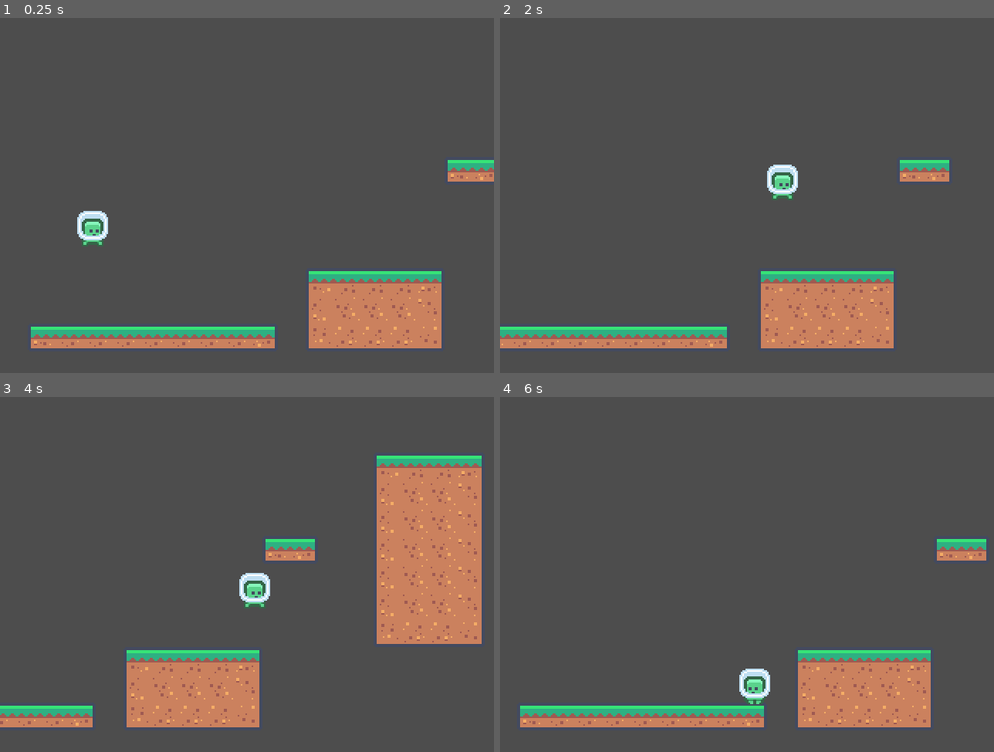
Above: before the commit, frames 1-4 (two rows, left to right).
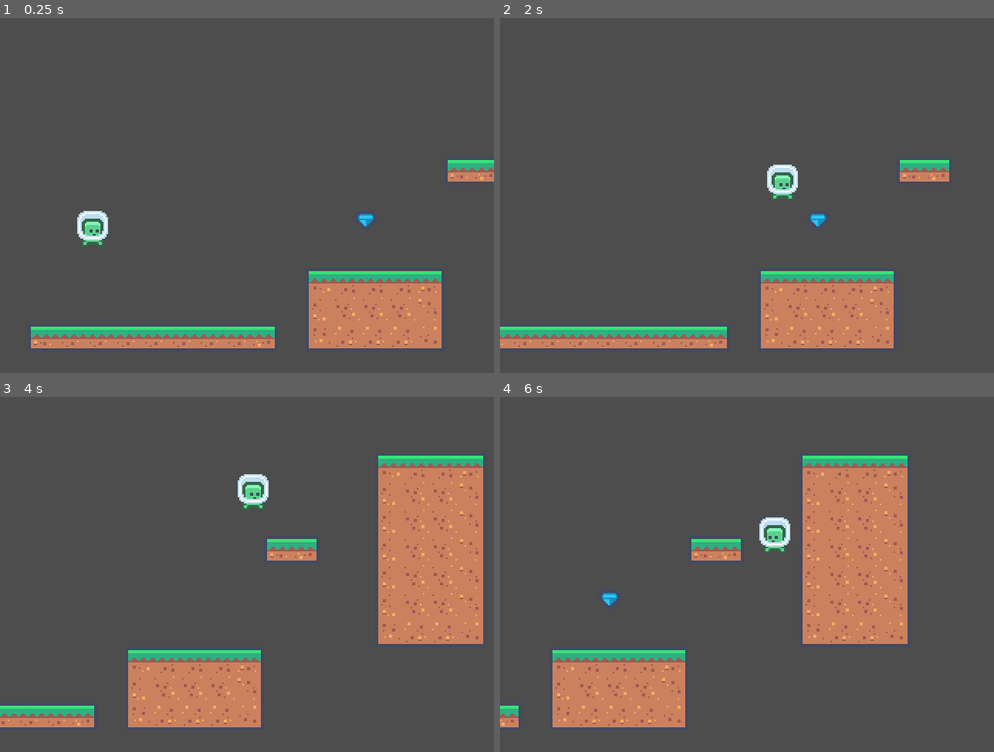
Above: after the commit, the same moments.

Repository: drusin/godot-example-jump-n-run
Game: Godot game, scene res://game_scene.tscn
Two runs of this game, one before a commit and one after it. Both use one fixed random seed, a clock stepped at 60 frames per second and the inputs below.
Inputs:
- Up to frame 1 (0.25 s): no input
- Up to frame 2 (2 s): hold D (g_right) from 0.53 s (still down); tap Space (g_jump) at 0.77, 1.52 s
- Up to frame 3 (4 s): release D (g_right) at 2.03 s; hold A (g_left) 2.03-2.78 s; hold D (g_right) from 2.78 s (still down); tap Space (g_jump) at 3.02, 3.77 s
- Up to frame 4 (6 s): release D (g_right) at 4.28 s; hold A (g_left) 4.28-5.03 s; tap Space (g_jump) at 4.52 s; hold D (g_right) 5.03-5.78 s; hold A (g_left) from 5.78 s (still down)

The runs differ from the first frame. In frame 1, less than 0.1% of the frame differs, in the area x 72-76%, y 55-59%; in frame 2, less than 0.1%; in frame 3, 3.2%; in frame 4, 26%, in the area x 0-99%, y 16-94%.

Commit message:
added double jump powerup; refactored state

Diff:
--- /dev/null
+++ b/jump-n-run/double_jump.tscn
@@ -0,0 +1,17 @@
+[gd_scene load_steps=4 format=3 uid="uid://cn3ldgbnyqkkd"]
+
+[ext_resource type="PackedScene" uid="uid://br315y1gaq24m" path="res://powerup.tscn" id="1_didg7"]
+[ext_resource type="Texture2D" uid="uid://d0rqq0yv0fvur" path="res://assets/tilemap.png" id="2_ka7ti"]
+
+[sub_resource type="CircleShape2D" id="CircleShape2D_g855m"]
+radius = 6.0
+
+[node name="DoubleJump" instance=ExtResource("1_didg7")]
+
+[node name="Sprite2D" type="Sprite2D" parent="." index="0"]
+texture = ExtResource("2_ka7ti")
+region_enabled = true
+region_rect = Rect2(133, 57, 18, 18)
+
+[node name="Collision" parent="." index="1"]
+shape = SubResource("CircleShape2D_g855m")
--- a/jump-n-run/game_scene.gd
+++ b/jump-n-run/game_scene.gd
@@ -4,7 +4,6 @@
 @onready var scene_camera = $SceneCamera
 
 
-# Called when the node enters the scene tree for the first time.
 func _ready() -> void:
 	spawn_player()
 
--- a/jump-n-run/game_scene.tscn
+++ b/jump-n-run/game_scene.tscn
@@ -1,8 +1,9 @@
-[gd_scene load_steps=6 format=4 uid="uid://dd6hgfry1xx6d"]
+[gd_scene load_steps=7 format=4 uid="uid://dd6hgfry1xx6d"]
 
 [ext_resource type="PackedScene" uid="uid://5e53aevhu531" path="res://tile_map_layer.tscn" id="1_q4jpq"]
 [ext_resource type="Script" path="res://game_scene.gd" id="1_ssgfv"]
 [ext_resource type="PackedScene" uid="uid://4sv3s2lr7p00" path="res://player/player.tscn" id="2_rr3li"]
+[ext_resource type="PackedScene" uid="uid://cn3ldgbnyqkkd" path="res://double_jump.tscn" id="3_yvqr7"]
 [ext_resource type="PackedScene" uid="uid://cm413d50x1788" path="res://spawner.tscn" id="4_v0nl7"]
 
 [sub_resource type="WorldBoundaryShape2D" id="WorldBoundaryShape2D_yrb16"]
@@ -12,22 +13,30 @@
 
 [node name="TileMapLayer" parent="." instance=ExtResource("1_q4jpq")]
 tile_map_data = PackedByteArray("AAABAAsAAAABAAAAAAACAAsAAAACAAAAAAADAAsAAAACAAAAAAAEAAsAAAACAAAAAAAFAAsAAAACAAAAAAAGAA …(2192 unchanged characters)…
+metadata/_edit_lock_ = true
+
+[node name="DoubleJump" parent="TileMapLayer" instance=ExtResource("3_yvqr7")]
+position = Vector2(237, 131)
 
 [node name="SceneCamera" type="Camera2D" parent="."]
 limit_left = 0
 limit_top = 0
 limit_bottom = 0
 position_smoothing_enabled = true
+metadata/_edit_lock_ = true
 
 [node name="WorldBoundary" type="Area2D" parent="."]
+metadata/_edit_lock_ = true
 
 [node name="CollisionShape2D" type="CollisionShape2D" parent="WorldBoundary"]
 position = Vector2(0, 240)
 shape = SubResource("WorldBoundaryShape2D_yrb16")
+metadata/_edit_lock_ = true
 
 [node name="PlayerSpawner" parent="." node_paths=PackedStringArray("spawn_to") instance=ExtResource("4_v0nl7")]
 position = Vector2(60, 116)
 to_spawn = ExtResource("2_rr3li")
 spawn_to = NodePath("..")
+metadata/_edit_lock_ = true
 
 [connection signal="body_entered" from="WorldBoundary" to="." method="_on_world_boundary_body_entered"]
--- a/jump-n-run/player/player.gd
+++ b/jump-n-run/player/player.gd
@@ -1,5 +1,9 @@
 class_name Player
 extends CharacterBody2D
+
+enum Powerup {
+	DOUBLE_JUMP,
+}
 
 const ACCELERATION_FLOOR := 5.0
 const DECELERATION_FLOOR := 10.0
@@ -8,7 +12,18 @@
 const JUMP_VELOCITY := -400.0
 const COYOTE_TIME := 0.1
 
+var powerups: Array[bool] = []
+
+
+func _init() -> void:
+	for i in range(0, Powerup.size()):
+		powerups.append(false)
+
 
 func _physics_process(_delta: float) -> void:
 	velocity.x = min(velocity.x, MAX_SPEED)
 	move_and_slide()
+
+
+func power_up(powerup: Powerup) -> void:
+	powerups[powerup] = true
--- a/jump-n-run/player/player_input.gd
+++ b/jump-n-run/player/player_input.gd
@@ -38,5 +38,11 @@
 
 class BufferedAction extends RefCounted:
 	var _last_timestamp := 0.0
-	func pressed() -> bool: return Time.get_ticks_msec() - _last_timestamp <= BUFFER_MS
+
+	func pressed() -> bool:
+		# "consume" the press on read, else double jump is triggered if you hold the button for longer than a frame
+		var timestamp := _last_timestamp
+		_last_timestamp = 0.0
+		return Time.get_ticks_msec() - timestamp <= BUFFER_MS
+
 	func trigger() -> void:	_last_timestamp = Time.get_ticks_msec()
--- a/jump-n-run/player/state_machine/air.gd
+++ b/jump-n-run/player/state_machine/air.gd
@@ -1,15 +1,24 @@
 extends PlayerState
 
+var _has_double_jumped := false
 
-func enter(_data = null) -> void:
+
+func enter(_from: String) -> void:
 	animation_player.play(name)
+
+
+func exit(to: String) -> void:
+	_has_double_jumped = to == "Jump"
 
 
 func physics_process(delta: float) -> void:
 	if player.is_on_floor():
-		switch.emit(name, "Running", null)
+		switch.emit(name, "Running")
 		return
 	player.velocity += player.get_gravity() * delta
 	if input.movement_axis != 0:
 		sprite.flip_h = input.movement_axis > 0
 	player.velocity.x = lerpf(player.velocity.x, player.MAX_SPEED * input.movement_axis, player.ACCELERATION_AIR * delta)
+	if not _has_double_jumped and player.powerups[Player.Powerup.DOUBLE_JUMP]:
+		if input.jump_pressed:
+			switch.emit(name, "Jump")
--- a/jump-n-run/player/state_machine/coyote.gd
+++ b/jump-n-run/player/state_machine/coyote.gd
@@ -4,18 +4,18 @@
 
 var _timer: SceneTreeTimer
 
-func enter(data = null) -> void:
-	air.enter(data)
+func enter(from: String) -> void:
+	air.enter(from)
 	_timer = get_tree().create_timer(player.COYOTE_TIME)
 	_timer.timeout.connect(_timer_ended)
 
 
 func _timer_ended() -> void:
-	switch.emit(name, "Air", null)
+	switch.emit(name, "Air")
 
 
-func exit(data = null) -> void:
-	air.exit(data)
+func exit(to: String) -> void:
+	air.exit(to)
 	if _timer:
 		_timer.timeout.disconnect(_timer_ended)
 		_timer = null
@@ -24,4 +24,4 @@
 func physics_process(delta: float) -> void:
 	air.physics_process(delta)
 	if input.jump_pressed:
-		switch.emit(name, "Jump", null)
+		switch.emit(name, "Jump")
--- a/jump-n-run/player/state_machine/idle.gd
+++ b/jump-n-run/player/state_machine/idle.gd
@@ -1,17 +1,17 @@
 extends PlayerState
 
 
-func enter(_data = null) -> void:
+func enter(_from: String) -> void:
 	animation_player.play(name)
 
 
 func process(_delta: float) -> void:
 	if not input.movement_axis == 0 or not player.velocity.x == 0:
-		switch.emit(name, "Running", null)
+		switch.emit(name, "Running")
 	if input.jump_pressed:
-		switch.emit(name, "Jump", null)
+		switch.emit(name, "Jump")
 
 
 func physics_process(_delta: float) -> void:
 	if not player.is_on_floor():
-		switch.emit(name, "Coyote", null)
+		switch.emit(name, "Coyote")
--- a/jump-n-run/player/state_machine/jumping.gd
+++ b/jump-n-run/player/state_machine/jumping.gd
@@ -3,4 +3,4 @@
 
 func physics_process(_delta: float) -> void:
 	player.velocity.y = player.JUMP_VELOCITY
-	switch.emit(name, "Air", null)
+	switch.emit(name, "Air")
--- a/jump-n-run/player/state_machine/running.gd
+++ b/jump-n-run/player/state_machine/running.gd
@@ -1,21 +1,21 @@
 extends PlayerState
 
-func enter(_data = null) -> void:
+func enter(_from: String) -> void:
 	animation_player.play(name)
 
 
 func physics_process(delta: float) -> void:
 	if not player.is_on_floor():
-		switch.emit(name, "Coyote", null)
+		switch.emit(name, "Coyote")
 		return
 	if input.jump_pressed:
-		switch.emit(name, "Jump", null)
+		switch.emit(name, "Jump")
 		return
 
 	if input.movement_axis == 0:
 		if abs(player.velocity.x) < 1:
 			player.velocity.x = 0
-			switch.emit(name, "Idle", null)
+			switch.emit(name, "Idle")
 			return
 		else:
 			_decelerate(delta)
--- a/jump-n-run/player/state_machine/state_machine.gd
+++ b/jump-n-run/player/state_machine/state_machine.gd
@@ -24,12 +24,12 @@
 		state.input = player_input
 
 
-func _switch(from: String, to: String, data) -> void:
+func _switch(from: String, to: String) -> void:
 	for child: PlayerState in _states:
 		if child.name == from:
-			child.exit()
+			child.exit(to)
 		elif child.name == to:
-			child.enter(data)
+			child.enter(from)
 			_current_state = child
 	print("moved from " + from + " to " + to)
 
--- /dev/null
+++ b/jump-n-run/powerup.gd
@@ -0,0 +1,13 @@
+extends Area2D
+
+@export var powerup: Player.Powerup
+
+@onready var collision: CollisionShape2D = $Collision
+
+
+func _on_body_entered(body: Node2D) -> void:
+	if body is Player:
+		(body as Player).power_up(powerup)
+		visible = false
+		await get_tree().create_timer(2).timeout
+		visible = true
--- /dev/null
+++ b/jump-n-run/powerup.tscn
@@ -0,0 +1,10 @@
+[gd_scene load_steps=2 format=3 uid="uid://br315y1gaq24m"]
+
+[ext_resource type="Script" path="res://powerup.gd" id="1_o77ai"]
+
+[node name="Powerup" type="Area2D"]
+script = ExtResource("1_o77ai")
+
+[node name="Collision" type="CollisionShape2D" parent="."]
+
+[connection signal="body_entered" from="." to="." method="_on_body_entered"]
--- a/jump-n-run/state.gd
+++ b/jump-n-run/state.gd
@@ -7,9 +7,8 @@
 ##
 ## [param from]: current state name [br]
 ## [param to]: state to switch to [br]
-## [param data]: generic data if necessary
 @warning_ignore("unused_signal")
-signal switch(from: String, to: String, data)
+signal switch(from: String, to: String)
 
 
 func physics_process(_delta: float) -> void:
@@ -21,10 +20,10 @@
 
 
 ## Will be called when the state becomes active
-func enter(_data = null) -> void:
+func enter(_from: String) -> void:
 	pass
 
 
 ## Will be called when the state becomes inactive
-func exit(_data = null) -> void:
+func exit(_to: String) -> void:
 	pass
